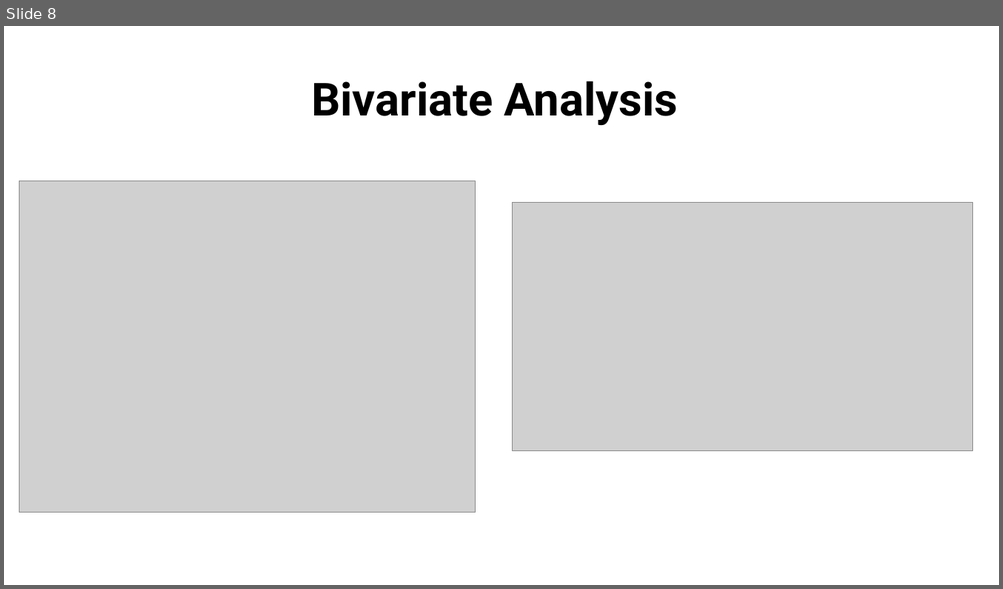
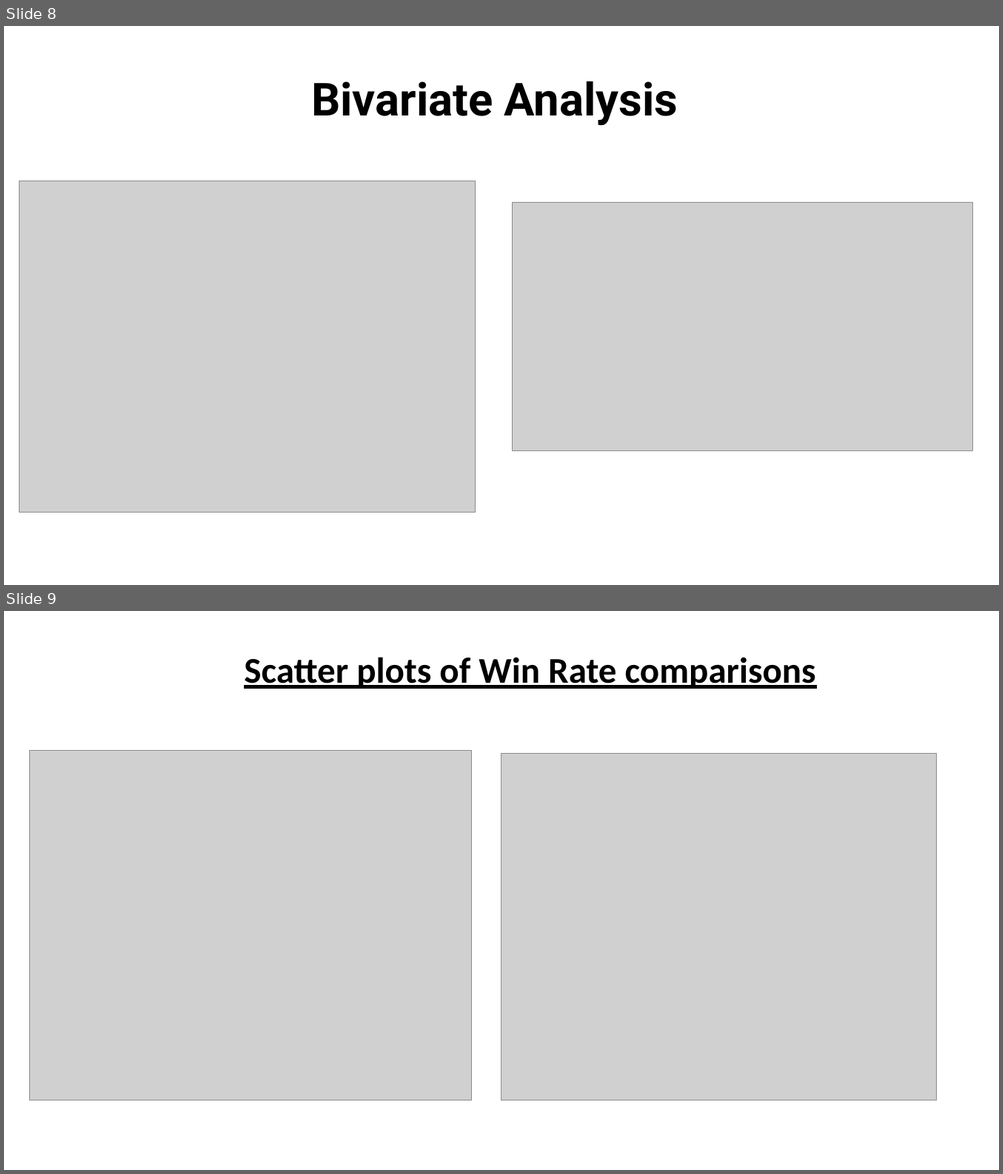
Before and after one commit to nickharshaw/Team-Project-1-NGH-EJL, a slide deck: TP1_NGH_EJL.pptx. Shown one above the other, each under a label of ours: slide 8 before the commit, slides 8 and 9 after it. The pictures are 1003x589 and 1003x1174 pixels, drawn with LibreOffice and Linux fonts; fonts in the diff are those of the drawing; grey boxes stand for pictures. Boxes give left, top, right and bottom in pixels: in the first picture for what was removed or moved away, otherwise in the second. Text is boxed around its words. In the diff, an @@ line names an element or a change of style, - is before the commit and + after.

```diff
--- a/TP1_NGH_EJL.pptx
+++ b/TP1_NGH_EJL.pptx
@@ slide 9 added at bbox=[4, 611, 999, 1170], background #FFFFFF @@
@@ text added at bbox=[244, 657, 816, 689], 35 pt, text #000000, bold, underline @@
+Scatter plots of Win Rate comparisons
@@ picture added at bbox=[29, 751, 471, 1100] @@
@@ picture added at bbox=[502, 754, 936, 1100] @@
```
Also in this commit, not shown: 5 slides changed, 6 other slides added, 7 slides removed, 2 other files.
